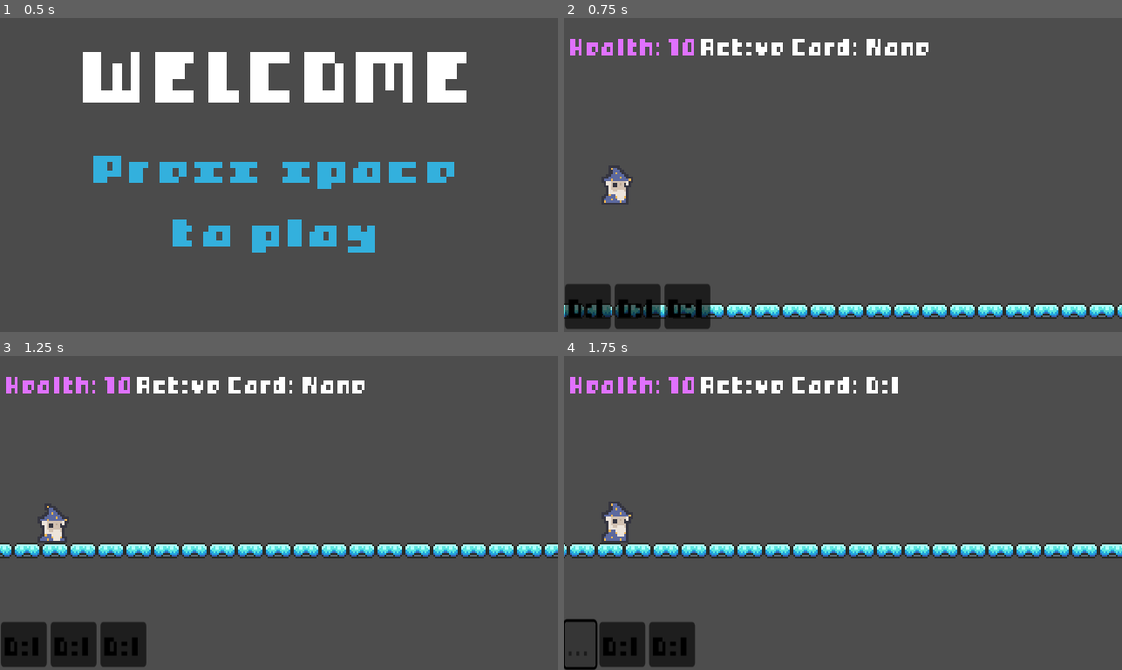
Above: before the commit, frames 1-4 (two rows, left to right).
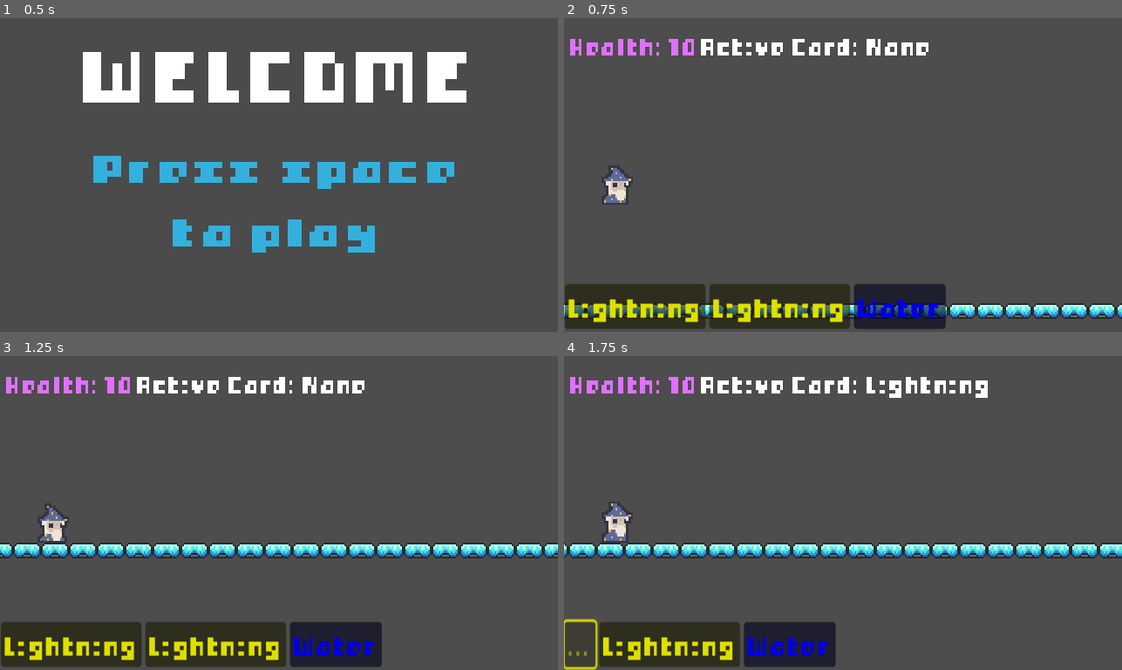
Above: after the commit, the same moments.

Repository: conniepocky/tower-defence-auto-scroller
Game: Godot game, scene res://main.tscn
Same seed, same stepped clock (60 frames per second), same inputs: the game is played once before the commit and once after it.
Inputs (mouse positions are in pixels of both pictures, inside the frame that each line leads up to):
- Up to frame 1 (0.5 s): no input
- Up to frame 2 (0.75 s): tap Space at 0.5 s; move the mouse to (965, 159) at 0.52 s; hold Right (ui_right) from 0.53 s (still down); tap Alt at 0.6 s; click (965, 159) at 0.67 s
- Up to frame 3 (1.25 s): keep holding Right (ui_right); tap Enter (ui_accept) at 0.77 s
- Up to frame 4 (1.75 s): release Right (ui_right) at 1.25 s; click "Oil" (after the commit: "Lightning") at 1.25 s

Frame 1 is identical in both runs. In frame 2, 7.0% of the frame differs, in the area x 0-69%, y 84-99%; in frame 3, 7.2%; in frame 4, 5.1%.

Commit message:
bubble card

Diff:
--- a/main.tscn
+++ b/main.tscn
@@ -10,6 +10,8 @@
 [ext_resource type="FontFile" uid="uid://dpglrsp33l377" path="res://bitbybit_ [Font].ttf" id="6_5vw27"]
 [ext_resource type="Script" uid="uid://cs1h7waeesylw" path="res://scripts/card_manager.gd" id="6_7mycd"]
 [ext_resource type="AudioStream" uid="uid://dduwqm5p2sid3" path="res://sound/01_Power down_v1.wav" id="6_272bh"]
+[ext_resource type="Texture2D" uid="uid://b6iuagxu2w8i2" path="res://images/bubble.png" id="8_efxa6"]
+[ext_resource type="AudioStream" uid="uid://cesg3gmxtiquk" path="res://sound/bubble-pop-06-351337.mp3" id="12_dg77c"]
 
 [sub_resource type="TileSetAtlasSource" id="TileSetAtlasSource_7mycd"]
 texture = ExtResource("1_lquwl")
@@ -139,6 +141,12 @@
 scale = Vector2(0.7459215, 0.7860161)
 texture = ExtResource("5_5vw27")
 
+[node name="BubbleSprite" type="Sprite2D" parent="Player"]
+visible = false
+texture_filter = 1
+position = Vector2(-187, -30)
+texture = ExtResource("8_efxa6")
+
 [node name="CanvasLayer" type="CanvasLayer" parent="."]
 
 [node name="HBoxContainer" type="HBoxContainer" parent="CanvasLayer"]
@@ -284,4 +292,7 @@
 theme_override_fonts/font = ExtResource("6_5vw27")
 text = "GAME OVER"
 
+[node name="BubbleSFX" type="AudioStreamPlayer2D" parent="."]
+stream = ExtResource("12_dg77c")
+
 [connection signal="pressed" from="GameOverLayer/GameOverScreen/Button" to="Player" method="_on_button_pressed"]
--- a/scripts/card_manager.gd
+++ b/scripts/card_manager.gd
@@ -1,6 +1,6 @@
 extends HBoxContainer
 
-var deck = ["oil", "staff", "fire", "water", "lightning"]
+var deck = ["oil", "staff", "fire", "water", "lightning", "bubble"]
 
 func _ready():
 	for button in get_children():
@@ -21,7 +21,13 @@
 	_reload_card(button)
 
 func _reload_card(button):
+	var player = get_tree().get_first_node_in_group("player")
 	var new_card = deck.pick_random()
+
+	if player:
+		while new_card == "bubble" and player.bubble_active:
+			new_card = deck.pick_random()
+
 	button.text = new_card.capitalize()
 	button.disabled = false
 
--- a/scripts/game_manager.gd
+++ b/scripts/game_manager.gd
@@ -33,14 +33,25 @@
 		"status_effect": "",
 		"color": Color.CYAN,
 		"type": "projectile"
+	},
+	"bubble": {
+		"damage": 0,
+		"status_effect": "",
+		"color": Color.HOT_PINK,
+		"type": "bubble"
 	}
 }
 
 func select_card(type):
+	var player = get_tree().get_first_node_in_group("player")
+
 	if type == "staff":
-		var player = get_tree().get_first_node_in_group("player")
 		if player:
 			player.throw_staff()
+
+	if type == "bubble":
+		if player:
+			player.activate_bubble()
 
 	active_card_type = type
 
--- a/scripts/player.gd
+++ b/scripts/player.gd
@@ -8,6 +8,18 @@
 var staff_scene = preload("res://staff.tscn")
 
 @export var puzzle : Node2D
+@onready var bubble_sprite = $BubbleSprite
+
+var bubble_active = false
+
+func activate_bubble():
+	bubble_active = true
+	bubble_sprite.visible = true
+
+func pop_bubble():
+	get_node("../BubbleSFX").play()
+	bubble_sprite.visible = false
+	bubble_active = false
 
 func show_icon():
 	var hurt_icon = %HurtIcon
@@ -30,6 +42,10 @@
 	update_health_ui()
 
 func take_damage(amount):
+	if bubble_active:
+		pop_bubble()
+		return
+
 	health -= amount
 	update_health_ui()
 
@@ -53,7 +69,7 @@
 	print("throwing staff")
 	var new_staff = staff_scene.instantiate()
 
-	new_staff.position = position + Vector2(-75, 0)
+	new_staff.position = position + Vector2(-115, 0)
 
 	get_parent().add_child(new_staff)
 
--- a/scripts/spawner.gd
+++ b/scripts/spawner.gd
@@ -2,7 +2,7 @@
 
 var enemy_scene = preload("res://Enemy.tscn")
 var healer_scene = preload("res://healer.tscn")
-var healer_spawn_interval = 3.0
+var healer_spawn_interval = 9.0
 var enemy_spawn_interval = 2.0
 
 func _ready():
Binary file added: images/bubble.png
Not shown, added: images/bubble.png.import
Not shown: 1 places in main.tscn that only renumber resources
Not shown, added: sound/bubble-pop-06-351337.mp3.import
Not shown, added: sound/bubble-pop-06-351337.mp3
